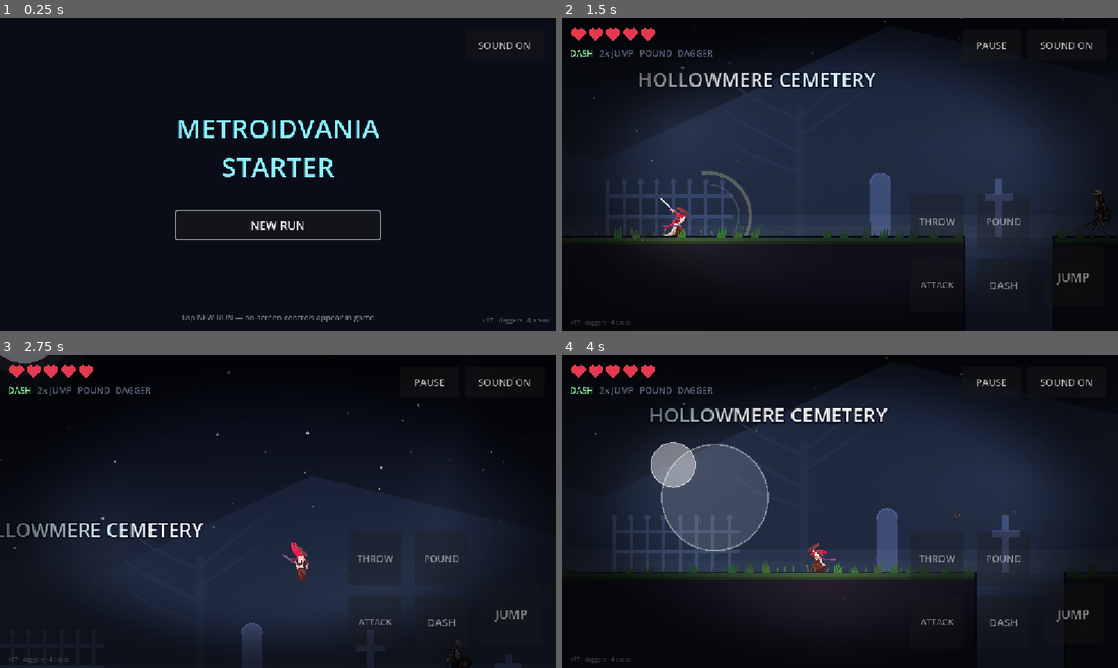
Above: before the commit, frames 1-4 (two rows, left to right).
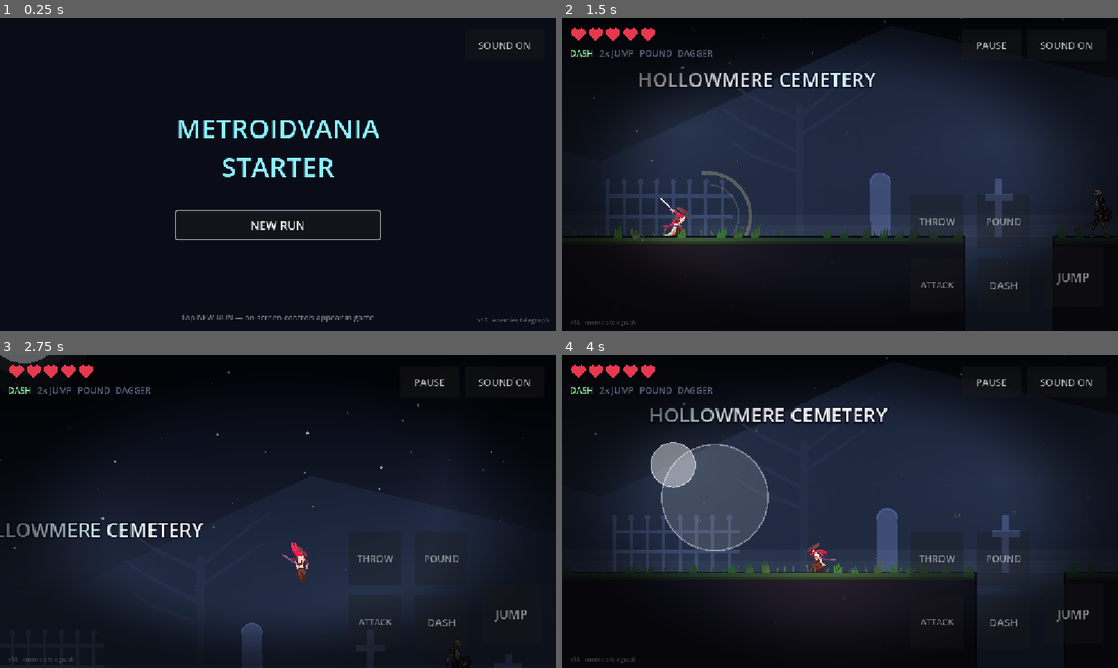
Above: after the commit, the same moments.

Repository: OuterHeavenX/godot-metroidvania-starter
Game: Godot game, scene res://src/ui/title.tscn
Same seed, same stepped clock (60 frames per second), same inputs: the game is played once before the commit and once after it.
Inputs (mouse positions are in pixels of both pictures, inside the frame that each line leads up to):
- Up to frame 1 (0.25 s): no input
- Up to frame 2 (1.5 s): click "NEW RUN" at 0.5 s; tap S (pound) at 1.25 s; move the mouse to (962, 158) at 1.27 s; hold D (move_right) from 1.28 s (still down); tap J (attack) at 1.35 s; click (962, 158) at 1.42 s
- Up to frame 3 (2.75 s): tap Space (jump) at 1.52, 1.82 s; tap Shift (dash) at 1.55 s; release D (move_right) at 2 s; tap S (pound) at 2 s; drag from (166, 527) to (522, 517) at 2.02 s
- Up to frame 4 (4 s): tap S (pound) at 2.75, 2.85, 3.5 s; move the mouse to (895, 442) at 2.77 s; hold A (move_left) 2.78-3.5 s; tap K (throw) at 3.05 s; drag from (812, 574) to (673, 464) at 3.52 s

The runs differ from the first frame. In frame 1, less than 0.1% of the frame differs, in the area x 85-99%, y 95-98%; in frame 2, less than 0.1%; in frame 3, less than 0.1%; in frame 4, less than 0.1%.

Commit message:
Give enemy swings a telegraph you can actually react to
Reported as: "I usually can't get a chance to attack before they attack me
and stun me." Two things were making that true, and both measured out worse
than they looked in the code.

The wind-up was 0.247s. That is fifteen frames -- roughly human reaction time,
so the tell was over by the time you could act on it. It was also written as
`state_t < total * 0.55` against a 0.55s state, which hid the real number
behind two constants that happened to share a value. It is now an explicit
MELEE_WINDUP of 0.45s and MELEE_RECOVER of 0.30s, and the strike lands when
the wind-up has elapsed and only the recovery is left.

Worse: the attack cooldown was only set after a swing finished, so it was zero
on first contact. Walking up to an enemy got you hit on the frame you entered
its reach, with no opportunity to trade first. An enemy that has just noticed
you now squares up for NOTICE_DELAY (0.35s) before committing, with the guard
animation and sound as the tell.

Measured end to end: 0.25s from stepping into reach to being hit, now 0.83s.

Archers and chargers already telegraphed -- 0.5s and 0.45s of wind-up -- so
melee was the outlier rather than the rule, which is why this read as unfair
against the ordinary skeletons and not against the showier enemies.

tests/telegraph_test.gd measures both windows in frames and holds them above a
reactable floor. Its first version inferred the strike from the player's health
dropping and reported a 95-frame wind-up, because health can also fall to a
contact hit or a later swing; it reads the enemy's own strike flag now and
reports the 27 frames actually being set.

The Warden shares this path, so the fight eased with it: the clumsy-player
model goes from 4.0 to 4.5 of 6 hearts on a win, still 6 of 6. Left as is
rather than clawed back, since a readable tell is the point.

Player stagger is unchanged at 0.3s with 1.0s of invulnerability after, so a
hit cannot be chained into another.

Build stamp v18. 24 suites pass; both published builds reproduce byte for byte.

Co-Authored-By: Claude Opus 5 <noreply@anthropic.com>
Claude-Session: https://claude.ai/code/session_013yZuMsb7eCfvafe9efr3m9

Diff:
--- a/src/build_info.gd
+++ b/src/build_info.gd
@@ -8,8 +8,8 @@
 ## was no way for either side of the conversation to tell which export was
 ## actually live. Bump this whenever the published build changes, and the
 ## answer is on screen.
-const VERSION := "v17"
-const NOTE := "daggers · 4 areas"
+const VERSION := "v18"
+const NOTE := "enemies telegraph"
 
 
 static func label() -> String:
--- a/src/enemies/skeleton.gd
+++ b/src/enemies/skeleton.gd
@@ -23,6 +23,16 @@
 	"charger": {"speed": 80.0, "hp": 2, "melee_range": 64.0, "attack_cd": 2.4,
 		"patrol": true, "dmg": 1, "charge_range": 280.0, "charge_speed": 330.0},
 }
+## How long a melee swing telegraphs before it lands, and how long the enemy is
+## committed afterwards. The wind-up used to be 0.247s -- about fifteen frames,
+## which is human reaction time, so the tell was over before you could act on
+## it. It is now long enough to see and answer.
+const MELEE_WINDUP := 0.45
+const MELEE_RECOVER := 0.30
+## An enemy that has just noticed you squares up before it swings. Without this
+## the cooldown is zero on first contact, so walking into range was an instant
+## hit with no way to trade first.
+const NOTICE_DELAY := 0.35
 const CHARGE_WINDUP := 0.45
 const CHARGE_TIME := 0.55
 const CHARGE_RECOVER := 0.85
@@ -42,6 +52,8 @@
 var state_t := 0.0
 var cd_t := 0.0
 var struck := false
+var alert_t := 0.0
+var had_target := false
 var knock_v := 0.0
 var visual_scale := 1.0
 
@@ -78,6 +90,7 @@
 	combat.tick(delta)
 	hit_flash = maxf(hit_flash - delta, 0.0)
 	cd_t = maxf(cd_t - delta, 0.0)
+	alert_t = maxf(alert_t - delta, 0.0)
 	if not is_on_floor():
 		velocity.y += gravity * delta
 	else:
@@ -94,8 +107,9 @@
 		"attack":
 			velocity.x = 0.0
 			state_t -= delta
-			var total: float = 0.55
-			if not struck and state_t < total * 0.55:
+			# state_t counts down from WINDUP + RECOVER, so the blow lands once
+			# the wind-up has elapsed and only the recovery is left.
+			if not struck and state_t <= MELEE_RECOVER:
 				struck = true
 				_melee_strike()
 			if state_t <= 0.0:
@@ -177,16 +191,30 @@
 		feedback.emit(&"animation", {"name": "protect"})
 		feedback.emit(&"windup", {})
 	else:
-		if absf(to_p.x) < float(cfg["melee_range"]) and absf(to_p.y) < 70.0:
-			dir = signf(to_p.x)
-			if dir == 0.0:
-				dir = 1.0
-			sensors.scale.x = dir
-			state = "attack"
-			state_t = 0.55
-			struck = false
-			feedback.emit(&"animation", {"name": "attack1"})
-			feedback.emit(&"attack", {})
+		var in_range: bool = absf(to_p.x) < float(cfg["melee_range"]) \
+			and absf(to_p.y) < 70.0
+		if not in_range:
+			had_target = false
+			return
+		if not had_target:
+			# Just noticed you: square up rather than swinging on the same frame
+			# you stepped into reach.
+			had_target = true
+			alert_t = NOTICE_DELAY
+			feedback.emit(&"animation", {"name": "protect"})
+			feedback.emit(&"windup", {})
+			return
+		if alert_t > 0.0:
+			return
+		dir = signf(to_p.x)
+		if dir == 0.0:
+			dir = 1.0
+		sensors.scale.x = dir
+		state = "attack"
+		state_t = MELEE_WINDUP + MELEE_RECOVER
+		struck = false
+		feedback.emit(&"animation", {"name": "attack1"})
+		feedback.emit(&"attack", {})
 
 
 func _melee_strike() -> void:
--- /dev/null
+++ b/tests/runners/run_telegraph.tscn
@@ -0,0 +1,8 @@
+[gd_scene load_steps=2 format=3]
+
+[ext_resource type="Script" path="res://tests/telegraph_test.gd" id="1_t"]
+
+[node name="Root" type="Node" unique_id=8500001]
+
+[node name="Test" type="Node" parent="." unique_id=8500002]
+script = ExtResource("1_t")
--- /dev/null
+++ b/tests/telegraph_test.gd
@@ -0,0 +1,108 @@
+extends Node
+
+## How long you get between an enemy deciding to hit you and the blow landing.
+##
+## Reported as: "I usually can't get a chance to attack before they attack me."
+## The wind-up was 0.247s, about fifteen frames, which is roughly human
+## reaction time -- the tell was over before it could be acted on. Worse, the
+## attack cooldown only started after a swing, so the first enemy you walked up
+## to swung on the frame you entered its reach.
+##
+## These are floors, not exact values: tuning may lengthen them, but dropping
+## back under a reactable window is the regression this catches.
+
+const LevelScene := preload("res://tests/fixtures/warden_arena.tscn")
+## Comfortably above the ~0.25s a person needs to see a tell and respond.
+const MIN_WINDUP_FRAMES := 22
+## A swing must not land on the frame the player steps into reach.
+const MIN_NOTICE_FRAMES := 14
+
+var failures: Array[String] = []
+var level: Node = null
+var player: Node = null
+var boss: Node = null
+var t := 0
+var entered_range_at := -1
+var attack_began_at := -1
+var struck_at := -1
+var hp_before := 0
+
+
+func check(cond: bool, label: String) -> void:
+	if cond:
+		print("  ok   ", label)
+	else:
+		failures.append(label)
+		print("  FAIL ", label)
+
+
+func _ready() -> void:
+	level = LevelScene.instantiate()
+	add_child(level)
+
+
+func _physics_process(_delta: float) -> void:
+	t += 1
+	if t < 8:
+		return
+	if player == null:
+		player = get_tree().get_first_node_in_group("player")
+		boss = get_tree().get_first_node_in_group("boss")
+		if player == null or boss == null:
+			check(false, "player and an enemy to be hit by")
+			_finish()
+			return
+		# Park well outside its reach so the clock starts when we step in.
+		player.set_physics_process(false)
+		(player as Node2D).global_position = (boss as Node2D).global_position \
+			- Vector2(400.0, 0.0)
+		return
+
+	if entered_range_at < 0:
+		if t < 40:
+			return
+		# Step into reach. Everything after this is measured in frames.
+		hp_before = int(player.get("hp"))
+		(player as Node2D).global_position = (boss as Node2D).global_position \
+			- Vector2(70.0, 0.0)
+		entered_range_at = t
+		return
+
+	if attack_began_at < 0 and String(boss.get("state")) == "attack":
+		attack_began_at = t
+	# The enemy's own strike flag, not the player's health: health can drop from
+	# a contact hit or a later swing, which measures something other than the
+	# wind-up. This flips the instant the blow is delivered.
+	if struck_at < 0 and attack_began_at > 0 and bool(boss.get("struck")):
+		struck_at = t
+
+	if struck_at > 0 or t > entered_range_at + 300:
+		_report()
+
+
+func _report() -> void:
+	check(attack_began_at > 0, "the enemy committed to a swing")
+	check(struck_at > 0, "and delivered the blow, so the timings are real")
+	if attack_began_at > 0:
+		var notice: int = attack_began_at - entered_range_at
+		check(notice >= MIN_NOTICE_FRAMES,
+			"it squares up for %d frames before swinging (need %d)"
+			% [notice, MIN_NOTICE_FRAMES])
+	if attack_began_at > 0 and struck_at > 0:
+		var windup: int = struck_at - attack_began_at
+		check(windup >= MIN_WINDUP_FRAMES,
+			"the swing telegraphs for %d frames before it lands (need %d)"
+			% [windup, MIN_WINDUP_FRAMES])
+	if entered_range_at > 0 and struck_at > 0:
+		var total: int = struck_at - entered_range_at
+		print("  note: %d frames (%.2fs) from stepping into reach to the blow"
+			% [total, total / 60.0])
+	_finish()
+
+
+func _finish() -> void:
+	if failures.is_empty():
+		print("TELEGRAPH TESTS ALL PASSED")
+	else:
+		print("TELEGRAPH TESTS: %d FAILURES -> %s" % [failures.size(), str(failures)])
+	get_tree().quit(1 if failures.size() > 0 else 0)
Not shown, added: tests/telegraph_test.gd.uid
Not shown, changed: docs/index.html
Not shown, changed: docs/index.pck
Not shown, changed: index.html
Not shown, changed: index.pck
